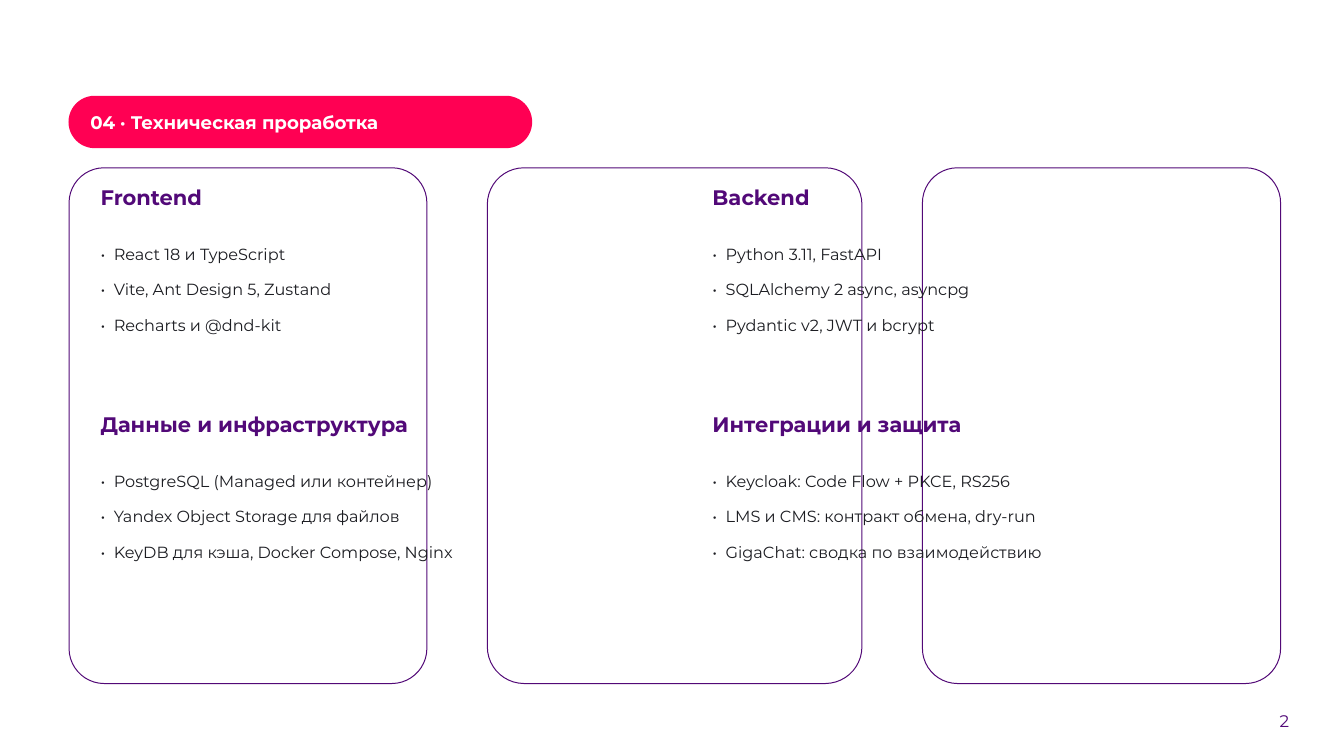
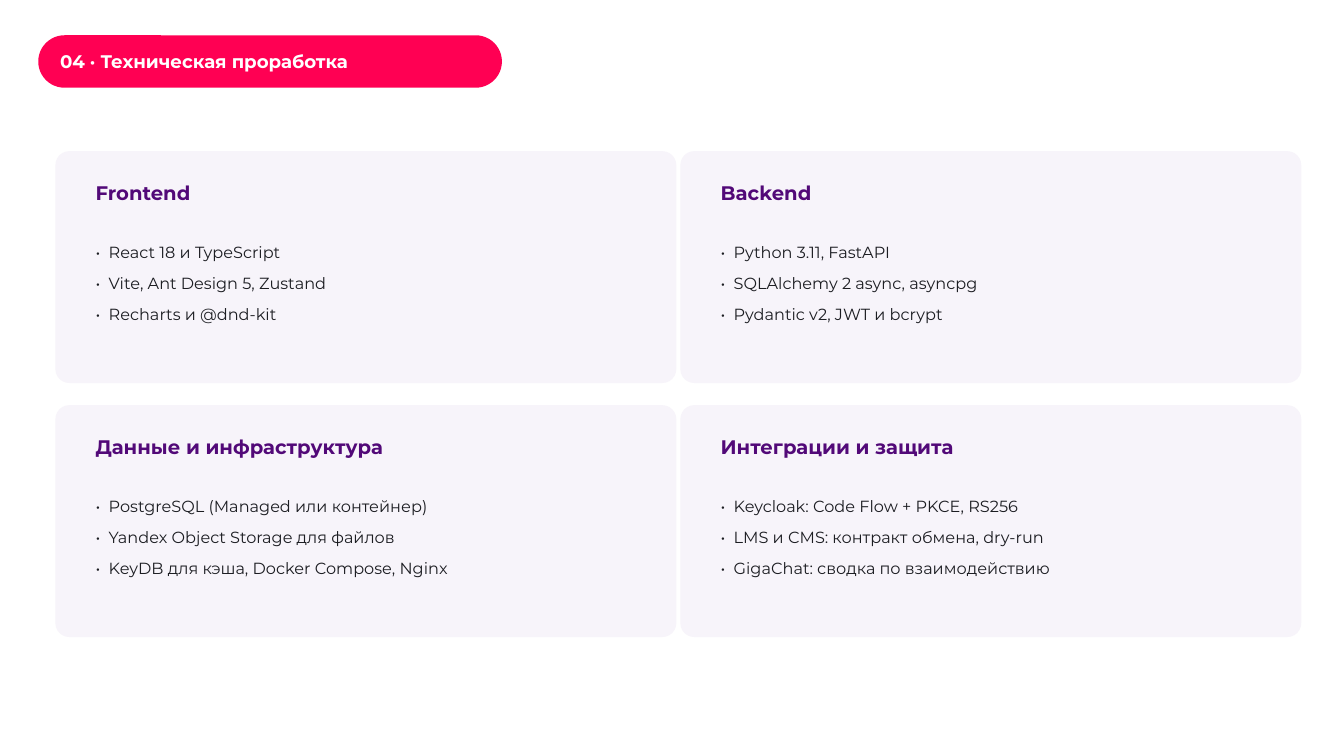
Before and after one commit to Pavel1778/rtk-crm, a slide deck: slide 2 of docs/presentation/RTK-CRM-LCT2026.pptx. Drawn at 1344x756 pixels with LibreOffice and Linux fonts; fonts in the diff are those of the drawing; background and template pictures are left out. Boxes give left, top, right and bottom in pixels: in the first picture for what was removed or moved away, otherwise in the second. Text is boxed around its words. In the diff, an @@ line names an element or a change of style, - is before the commit and + after.

Commit message:
fix: вёрстка KPI-плиток, демо-данные сида и номера шагов презентации
- seed: досоздание B2B/B2C-карточек по ключу (вуз, продукт), база без
  B2C-воронки больше не остаётся без заявок; задачи и комментарии
  добавляются недостающим карточкам
- отчёты: сетка KPI переведена на auto-fit, пятая плитка не остаётся
  одна во втором ряду
- презентация: номера шагов «02»/«03» больше не переносятся на две строки
- check_presentation_layout: регрессия на разбитый номер шага
- скрипты сборки артефактов и съёмки убраны из репозитория (только PPTX/PDF)

pytest 208 passed; ruff, mypy, tsc и сборка frontend — чисто.

```diff
--- a/docs/presentation/RTK-CRM-LCT2026.pptx
+++ b/docs/presentation/RTK-CRM-LCT2026.pptx
@@ rounded rectangle "04 · Техническая проработка": place and size @@
-rounded rectangle "04 · Техническая проработка" at box(69, 96, 532, 148)
+rounded rectangle "04 · Техническая проработка" at box(38, 35, 502, 88)
@@ rounded rectangle added at box(55, 151, 677, 383), fill #F7F4FA @@
@@ group removed at box(69, 167, 1280, 684): 5 freeform shapes @@
@@ rounded rectangle added at box(681, 151, 1302, 383), fill #F7F4FA @@
@@ text "Backend": place and size @@
-text "Backend" at box(712, 189, 809, 205)
+text "Backend" at box(721, 185, 812, 200)
@@ text "• Python 3.11, FastAPI": place and size @@
-text "• Python 3.11, FastAPI" at box(726, 244, 969, 336)
+text "• Python 3.11, FastAPI" at box(734, 246, 977, 323)
@@ rounded rectangle added at box(55, 405, 677, 637), fill #F7F4FA @@
@@ rounded rectangle added at box(681, 405, 1302, 637), fill #F7F4FA @@
@@ text "Данные и инфраструктура": place and size @@
-text "Данные и инфраструктура" at box(101, 416, 408, 437)
+text "Данные и инфраструктура" at box(96, 439, 383, 458)
@@ size 15 to 14 pt in 4 elements at box(96, 185, 191, 200), box(721, 185, 812, 200), box(96, 439, 383, 458), box(721, 440, 953, 458) @@
@@ text "Интеграции и защита": place and size @@
-text "Интеграции и защита" at box(712, 411, 962, 438)
+text "Интеграции и защита" at box(721, 440, 953, 458)
@@ text "• PostgreSQL (Managed или контейнер)": place and size @@
-text "• PostgreSQL (Managed или контейнер)" at box(114, 471, 453, 562)
+text "• PostgreSQL (Managed или контейнер)" at box(109, 500, 448, 577)
@@ line spacing 1.12 to 1.18; less space between paragraphs in 4 elements at box(109, 246, 326, 324), box(734, 246, 977, 323), box(109, 500, 448, 577), box(734, 500, 1050, 578) @@
@@ text "• Keycloak: Code Flow + ...": place and size @@
-text "• Keycloak: Code Flow + ..." at box(726, 471, 1042, 562)
+text "• Keycloak: Code Flow + ..." at box(734, 500, 1050, 578)
@@ text removed at box(1280, 715, 1290, 727) @@
-2
```
Also in this commit, not shown: 9 other slides changed, 13 other files.
